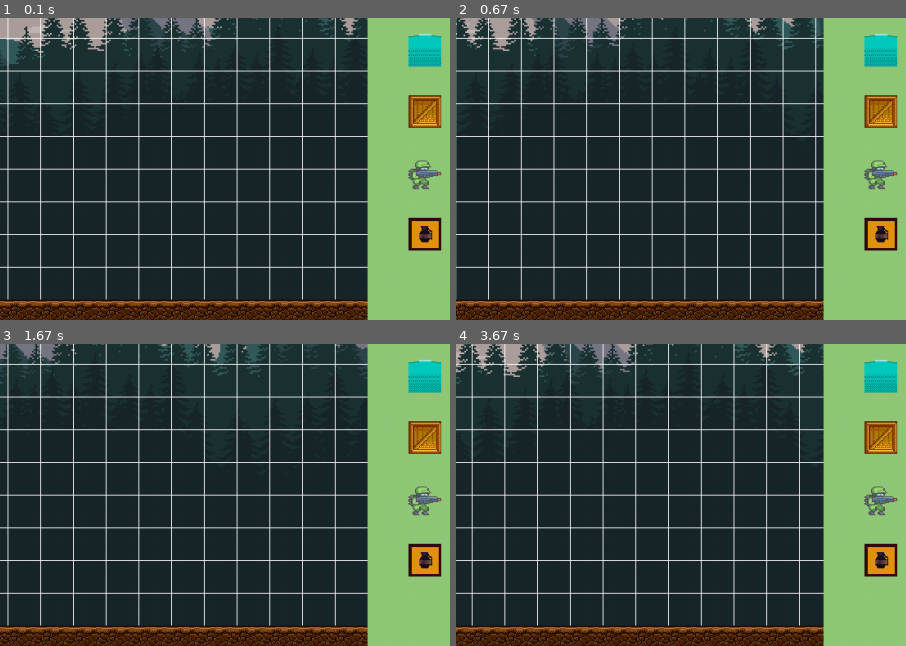
Above: before the commit, frames 1-4 (two rows, left to right).
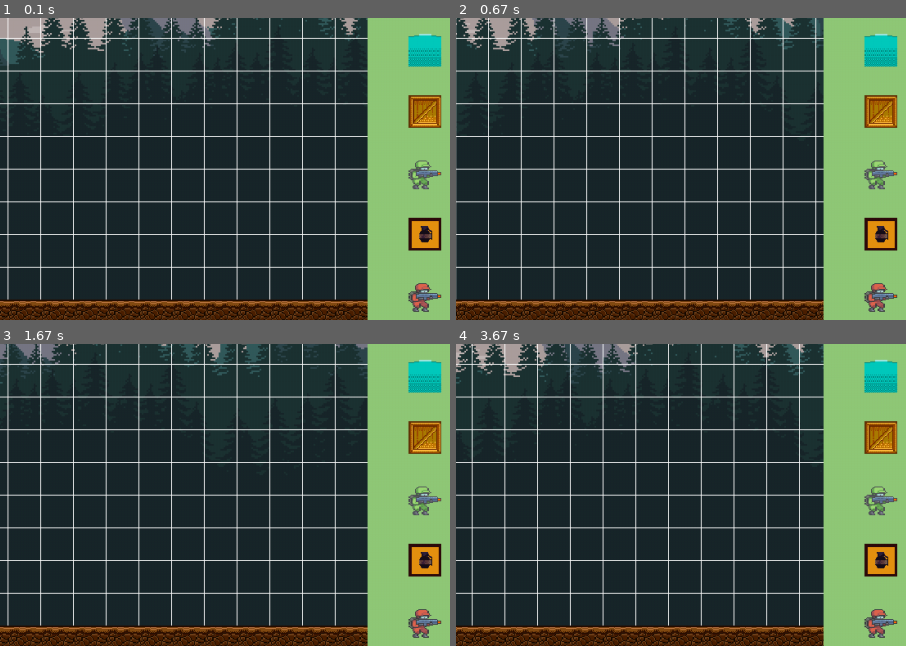
Above: after the commit, the same moments.

Repository: mariapurpur/PyGame
Game: pygame game, started from level-editor.py
The game is run twice, just before and just after one commit, with the same random seed, the same clock (stepped at 60 frames per second) and the same inputs.
Inputs:
- Up to frame 1 (0.1 s): no input
- Up to frame 2 (0.67 s): hold Right from 0.33 s (still down)
- Up to frame 3 (1.67 s): release Right at 0.8 s; hold Up 0.83-1.13 s; hold Right 1.17-1.63 s
- Up to frame 4 (3.67 s): hold Left 1.67-2.2 s; hold Down 2.23-2.53 s; hold Left 2.57-2.97 s; hold Up 3-3.37 s; hold Right from 3.4 s (still down)
The pictures show only the part of the screen within x 32-82%, y 35-84%; the shares and areas given below are measured in that part.

The runs differ from the first frame. In frame 1, 0.4% of the frame differs, in the area x 90-99%, y 87-98%; in frame 2, 0.4%; in frame 3, 0.4%; in frame 4, 0.4%.

Commit message:
added music and new enemy2

Diff:
--- a/level-editor.py
+++ b/level-editor.py
@@ -22,7 +22,7 @@
 ROWS = 16
 MAX_COLS = 150
 TILE_SIZE = SCREEN_HEIGHT // ROWS
-TILE_TYPES = 21
+TILE_TYPES = 22
 level = 0
 current_tile = 0
 scroll_left = False
--- a/main.py
+++ b/main.py
@@ -28,11 +28,11 @@
 ROWS = 16
 COLS = 150
 TILE_SIZE = SCREEN_HEIGHT // ROWS
-TILE_TYPES = 21
+TILE_TYPES = 22
 MAX_LEVELS = 3
 screen_scroll = 0
 bg_scroll = 0
-level = 1
+level = 0
 start_game = False
 start_intro = False
 
@@ -219,7 +219,7 @@
 			if tile[1].colliderect(self.rect.x + dx, self.rect.y, self.width, self.height):
 				dx = 0
 				# if the ai has hit a wall then make it turn around
-				if self.char_type == 'enemy':
+				if self.char_type == 'enemy' or self.char_type == 'enemy2':
 					self.direction *= -1
 					self.move_counter = 0
 			# check for collision in the y direction
@@ -385,6 +385,9 @@
 					elif tile == 20:	# create exit
 						exit = Exit(img, x * TILE_SIZE, y * TILE_SIZE)
 						exit_group.add(exit)
+					elif tile == 21:	# create enemy2
+						enemy2 = Soldier('enemy2', x * TILE_SIZE, y * TILE_SIZE, 1.65, 2, 20, 0)
+						enemy_group.add(enemy2)
 
 		return player, health_bar
 
Binary file added: img/enemy2/Death/0.png
Binary file added: img/enemy2/Death/1.png
Binary file added: img/enemy2/Death/2.png
Binary file added: img/enemy2/Death/3.png
Binary file added: img/enemy2/Death/4.png
Binary file added: img/enemy2/Death/5.png
Binary file added: img/enemy2/Death/6.png
Binary file added: img/enemy2/Death/7.png
Binary file added: img/enemy2/Idle/0.png
Binary file added: img/enemy2/Idle/1.png
Binary file added: img/enemy2/Idle/2.png
Binary file added: img/enemy2/Idle/3.png
(and 10 more such lines)
